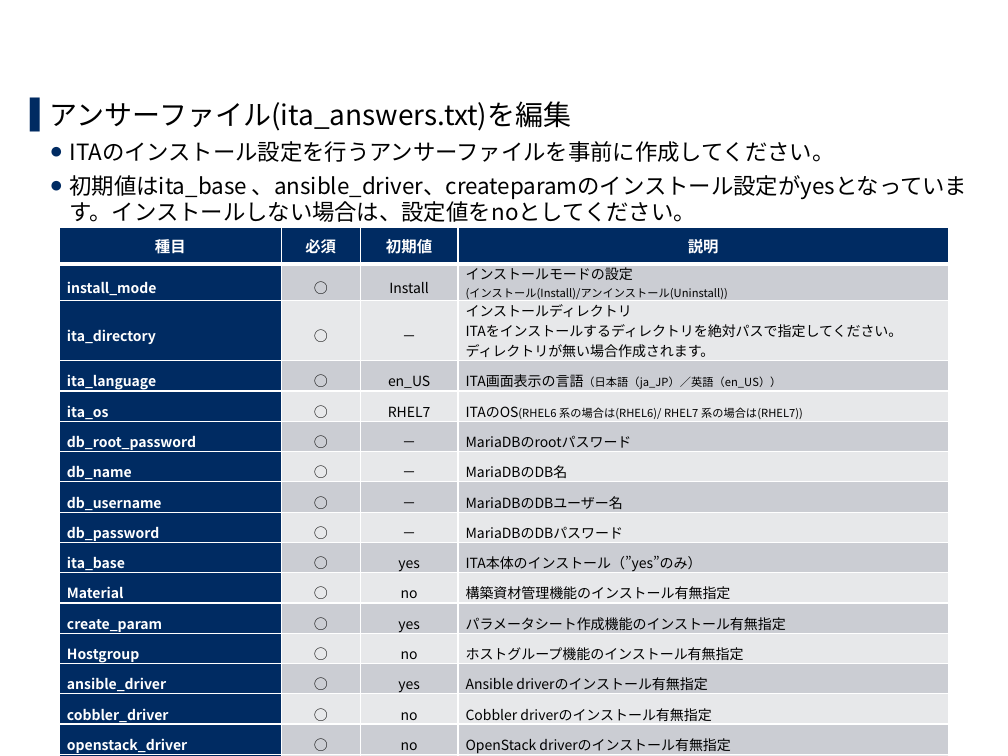
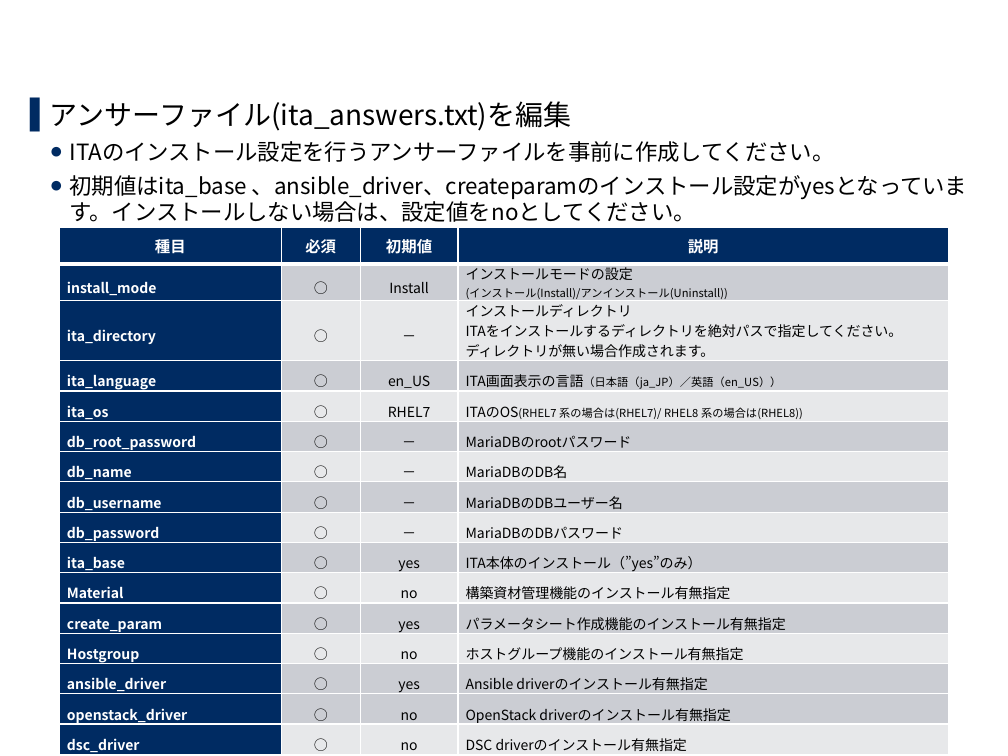
Before and after one commit to exastro-suite/it-automation-docs, a slide deck: slide 17 of asset/Learn_ja/ITA-offline-install_ja.pptx. Drawn at 1008x756 pixels with LibreOffice and Linux fonts; fonts in the diff are those of the drawing; background and template pictures are left out. Boxes give left, top, right and bottom in pixels: in the first picture for what was removed or moved away, otherwise in the second. Text is boxed around its words. In the diff, an @@ line names an element or a change of style, - is before the commit and + after.

```diff
--- a/asset/Learn_ja/ITA-offline-install_ja.pptx
+++ b/asset/Learn_ja/ITA-offline-install_ja.pptx
@@ table at <box>59,227,949,756</box> @@
-row 5, column 4: ITAのOS(RHEL6 系の場合は(RHEL6)/ RHEL7 系の場合は(RHEL7))
+row 5, column 4: ITAのOS(RHEL7 系の場合は(RHEL7)/ RHEL8 系の場合は(RHEL8))
-row 15: cobbler_driver | ○ | no | Cobbler driverのインストール有無指定
```
Also in this commit, not shown: 13 other slides changed.
